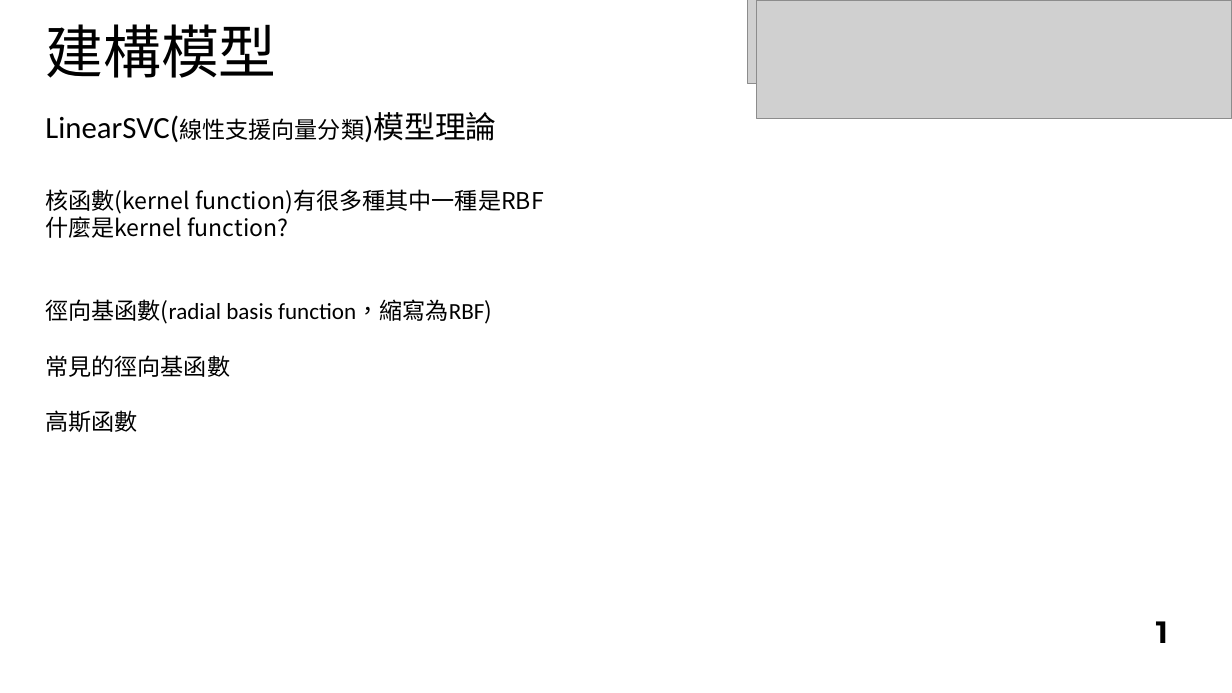
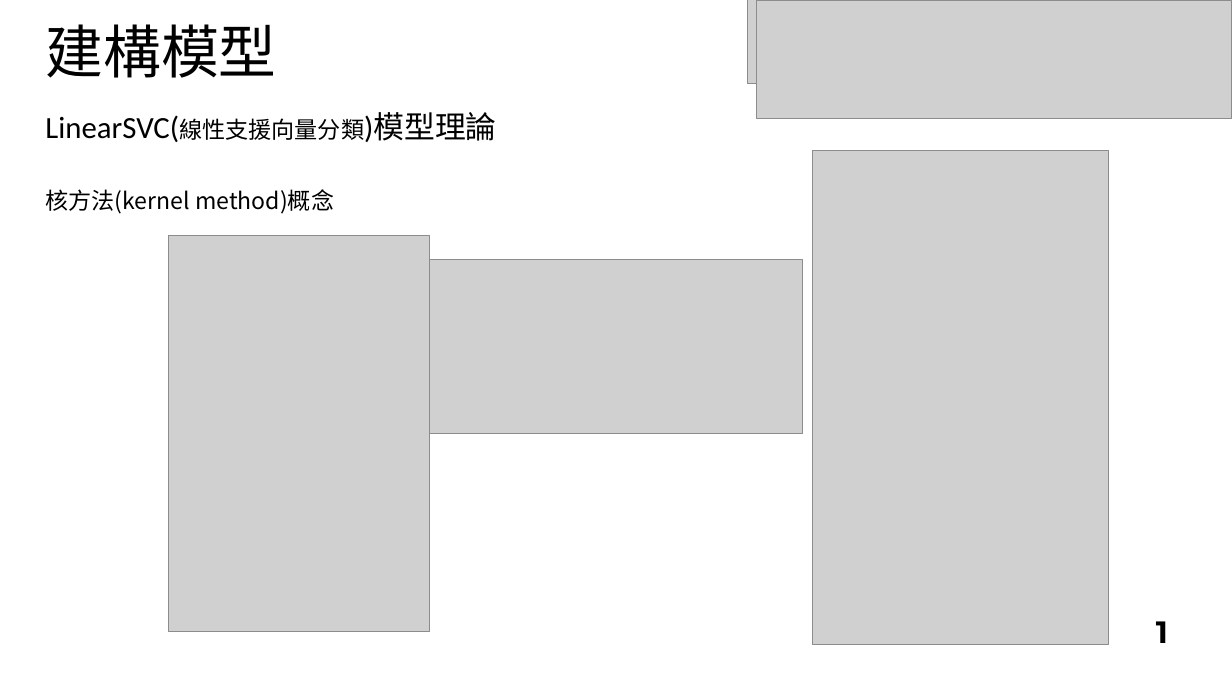
Before and after one commit to cgit6/AML_SVM, a slide deck: slide 23 of AML detection.pptx (slide 20 before the commit). Drawn at 1232x693 pixels with LibreOffice and Linux fonts; fonts in the diff are those of the drawing; grey boxes stand for pictures. Boxes give left, top, right and bottom in pixels: in the first picture for what was removed or moved away, otherwise in the second. Text is boxed around its words. In the diff, an @@ line names an element or a change of style, - is before the commit and + after.

```diff
--- a/AML detection.pptx
+++ b/AML detection.pptx
@@ picture added at (812, 151, 1109, 644) @@
@@ text at (45, 189, 334, 214): text changed @@
-核函數(kernel function)有很多種其中一種是RBF
-什麼是kernel function?
-徑向基函數(radial basis function，縮寫為RBF)
-常見的徑向基函數
-高斯函數
+核方法(kernel method)概念
@@ picture added at (168, 236, 430, 632) @@
@@ picture added at (430, 260, 802, 434) @@
```
Also in this commit, not shown: 6 other slides changed, 8 slides added.
